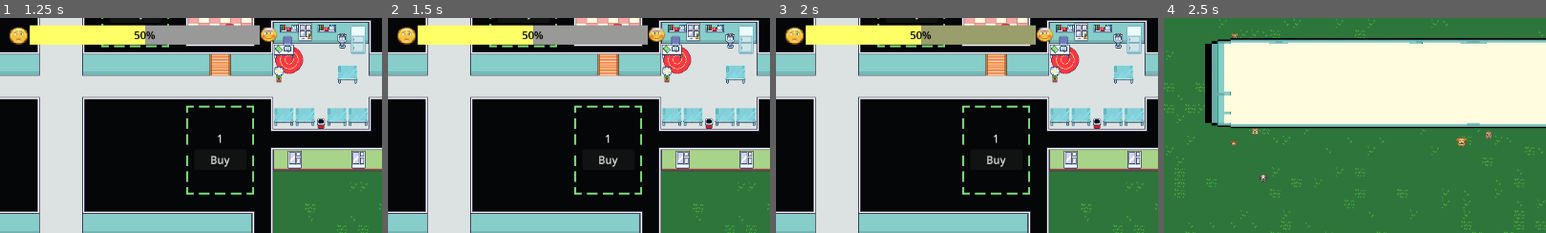
Above: before the commit, frames 1-4 (left to right).
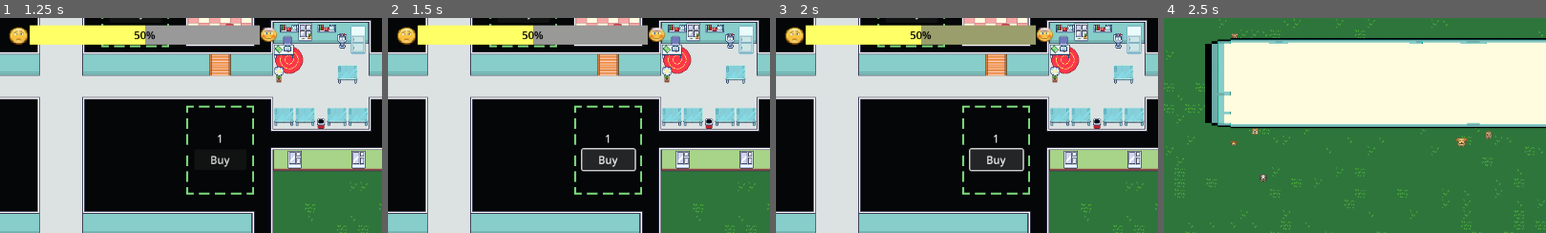
Above: after the commit, the same moments.

Repository: Tausva/DogShelter
Game: Godot game, scene res://scenes/game_menu/game_menu.tscn
The game is run twice, just before and just after one commit, with the same random seed, the same clock (stepped at 60 frames per second) and the same inputs.
Inputs (mouse positions are % of the whole screen's width and height, from its top left):
- Up to frame 1 (1.25 s): click (76, 87) at 0.5 s
- Up to frame 2 (1.5 s): click "Buy" at 1.25 s
- Up to frame 3 (2 s): no input
- Up to frame 4 (2.5 s): click (98, 4) at 2 s
The pictures show only the part of the screen within x 0-50%, y 0-50%; the shares and areas given below are measured in that part.

Frame 1 is identical in both runs. In frame 2, 0.3% of the frame differs, in the area x 50-65%, y 60-72%; in frame 3, 0.3%; in frame 4, nothing differs.

Commit message:
score and room purchase fix

Diff:
--- a/managers/score_manager/score_manager.gd
+++ b/managers/score_manager/score_manager.gd
@@ -4,13 +4,10 @@
 
 
 func get_high_score():
-	var dictionary = _load()
-	if !dictionary:
+	var highscore = _load()
+	if !highscore:
 		return null
 
-	var highscore = HighScore.new()
-	highscore.date = dictionary.get("date")
-	highscore.score = dictionary.get("score")
 	return highscore
 
 
@@ -27,30 +24,27 @@
 
 func _save(content: Dictionary):
 	var file = FileAccess.open(save_path, FileAccess.WRITE)
-	for i in content.size():
-		file.store_line(str(content.keys()[i],":",content.values()[i],"\r").replace(" ",""))
+	var json_string = JSON.stringify(content)
+	file.store_line(json_string)
 
 	file.close()
 
 
 func _load():
+	var highscore = HighScore.new()
+
+	var file = FileAccess.open(save_path, FileAccess.READ)
+	if not file:
+		return
+	if file == null:
+		return
 	if FileAccess.file_exists(save_path):
-		var file = FileAccess.open(save_path, FileAccess.READ)
-		var content = {}
-		for i in file.get_as_text().count(":"):
-			var line = file.get_line()
-			var key = line.split(":")[0]
-			var value = line.split(":")[1]
-			if value.is_valid_integer():
-				value = int(value)
-			elif value.is_valid_float():
-				value = float(value)
-			elif value.begins_with("["):
-				value = value.trim_prefix("[")
-				value = value.trim_suffix("]")
-				value = value.split(",")
-			content[key] = value
+		if not file.eof_reached():
+			var current_line = JSON.parse_string(file.get_line())
+			if current_line:
+				highscore.date = current_line["date"]
+				highscore.score = current_line["score"]
 		file.close()
 
-		return content
+		return highscore
 	return null
--- a/scenes/UI/end_screen.gd
+++ b/scenes/UI/end_screen.gd
@@ -2,6 +2,8 @@
 
 @onready var score_label: Label = $CanvasLayer/TextureRect/MarginContainer/VBoxContainer/Label3
 @onready var highscore_label: Label = $CanvasLayer/TextureRect/MarginContainer/VBoxContainer/Label4
+
+@export var press_delay: float = 0.15
 
 
 func _ready() -> void:
@@ -12,3 +14,10 @@
 
 	score_label.text = "You saved " + str(score) + " dogs!"
 	highscore_label.text =  "Highscore: " + str(highscore.score) + " dogs!"
+
+
+func _on_quit_button_pressed() -> void:
+	AudioManager.play_audio("Button")
+	var tree = get_tree()
+	await tree.create_timer(press_delay).timeout
+	tree.change_scene_to_file("res://scenes/game_menu/game_menu.tscn")
--- a/scenes/UI/end_screen.tscn
+++ b/scenes/UI/end_screen.tscn
@@ -83,3 +83,5 @@
 text = "Highscore: 15 dogs!"
 horizontal_alignment = 1
 vertical_alignment = 1
+
+[connection signal="pressed" from="CanvasLayer/QuitButton" to="." method="_on_quit_button_pressed"]
--- a/scenes/game_menu/game_menu.gd
+++ b/scenes/game_menu/game_menu.gd
@@ -13,7 +13,7 @@
 
 	var highscore: HighScore = ScoreManager.get_high_score()
 	if highscore:
-		highscore_label.text = "Highscore: " + str(highscore.score) + " on: " + highscore.date
+		highscore_label.text = "Highscore: " + str(highscore.score) + "\non: " + highscore.date
 	else:
 		highscore_label.text = "No highscore yet"
 
--- a/scenes/game_scene/ui.tscn
+++ b/scenes/game_scene/ui.tscn
@@ -44,6 +44,7 @@
 
 [node name="VBoxContainer2" type="VBoxContainer" parent="MarginContainer"]
 layout_mode = 2
+mouse_filter = 2
 
 [node name="TextureButton" type="TextureButton" parent="MarginContainer/VBoxContainer2"]
 custom_minimum_size = Vector2(32, 32)
